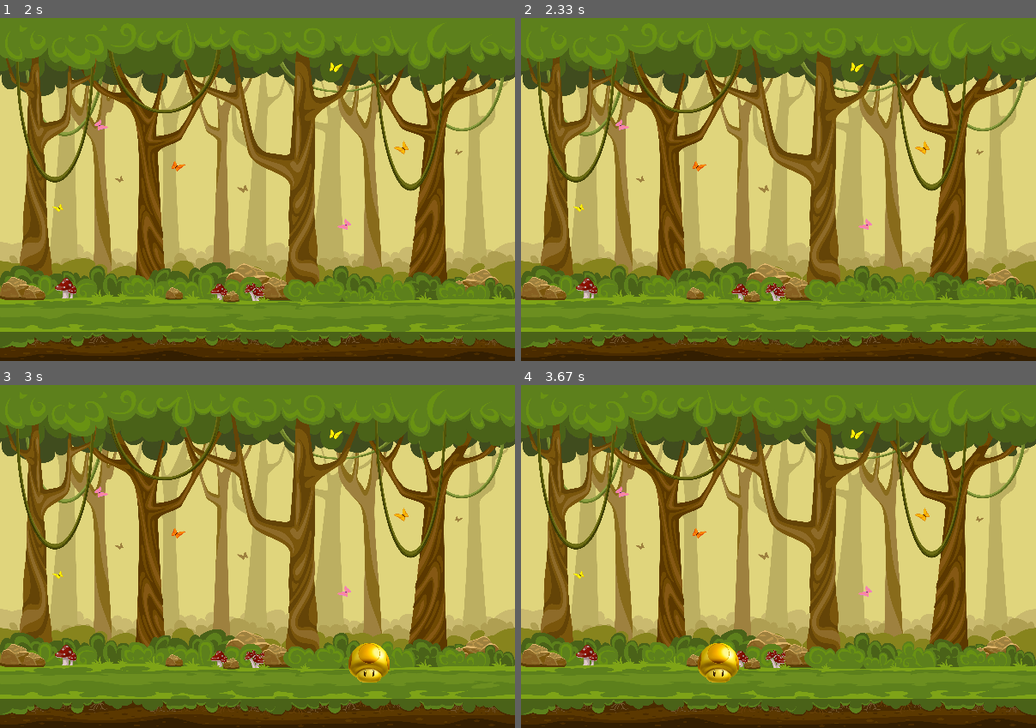
Above: before the commit, frames 1-4 (two rows, left to right).
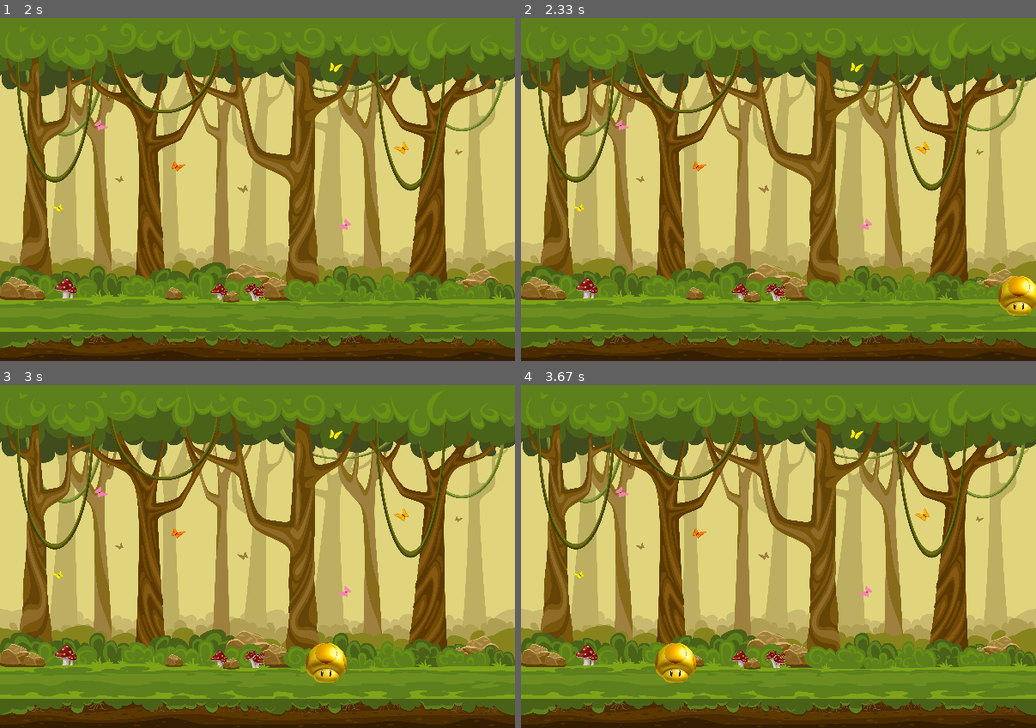
Above: after the commit, the same moments.

Repository: nkniat/wawa_pygame_3006
Game: pygame game, started from runner.py
The game is run twice, just before and just after one commit, with the same random seed, the same clock (stepped at 60 frames per second) and the same inputs.
Inputs:
- Up to frame 1 (2 s): no input
- Up to frame 2 (2.33 s): no input
- Up to frame 3 (3 s): no input
- Up to frame 4 (3.67 s): no input

Frame 1 is identical in both runs. In frame 2, 0.7% of the frame differs, in the area x 92-100%, y 75-87%; in frame 3, 1.5%, in the area x 59-76%, y 75-87%; in frame 4, 1.5%.

Commit message:
prostokty

Diff:
--- a/runner.py
+++ b/runner.py
@@ -9,7 +9,8 @@
 
 background_surface = pygame.image.load('images_PG/background.png').convert()
 mushroom_surface = pygame.image.load('images_PG/mashroom.png').convert_alpha()
-mushroom_pos_x = 500
+mushroom_rect = mushroom_surface.get_rect(topleft=(500, 300))
+# mushroom_pos_x = 500
 
 while True:
     for event in pygame.event.get():
@@ -20,10 +21,14 @@
     screen.blit(background_surface, (0, 0))
 
     step = 5
-    mushroom_pos_x -= step
-    if mushroom_pos_x < -100:
-        mushroom_pos_x = 700
-    screen.blit(mushroom_surface, (mushroom_pos_x, 300))
+    # mushroom_pos_x -= step
+    # if mushroom_pos_x < -100:
+    #     mushroom_pos_x = 700
+    mushroom_rect.x -= step
+    if mushroom_rect.right < 0:
+        mushroom_rect.left = 700
+    #screen.blit(mushroom_surface, (mushroom_pos_x, 300))
+    screen.blit(mushroom_surface, mushroom_rect)
 
     pygame.display.update()
     clock.tick(60)  # framerate (60fps)
